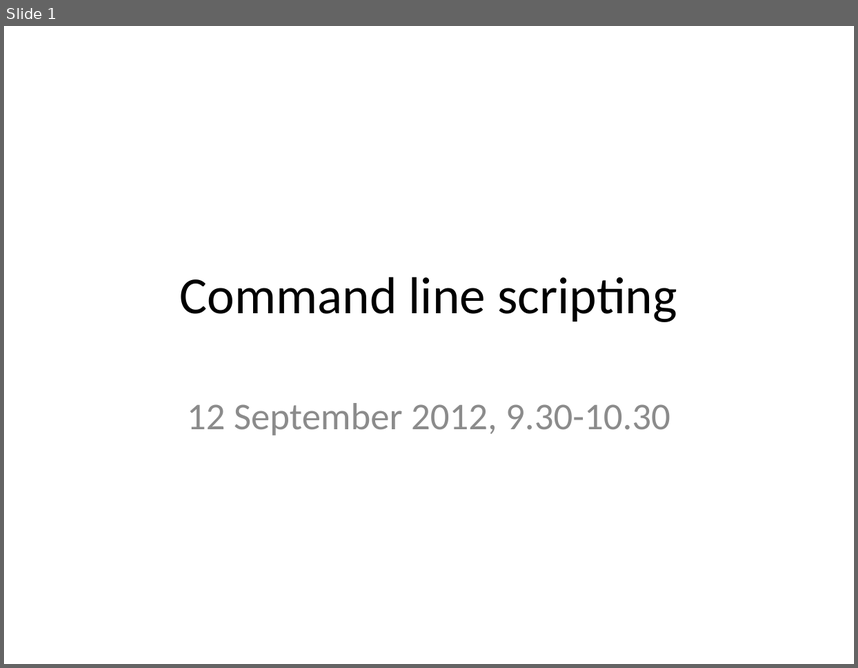
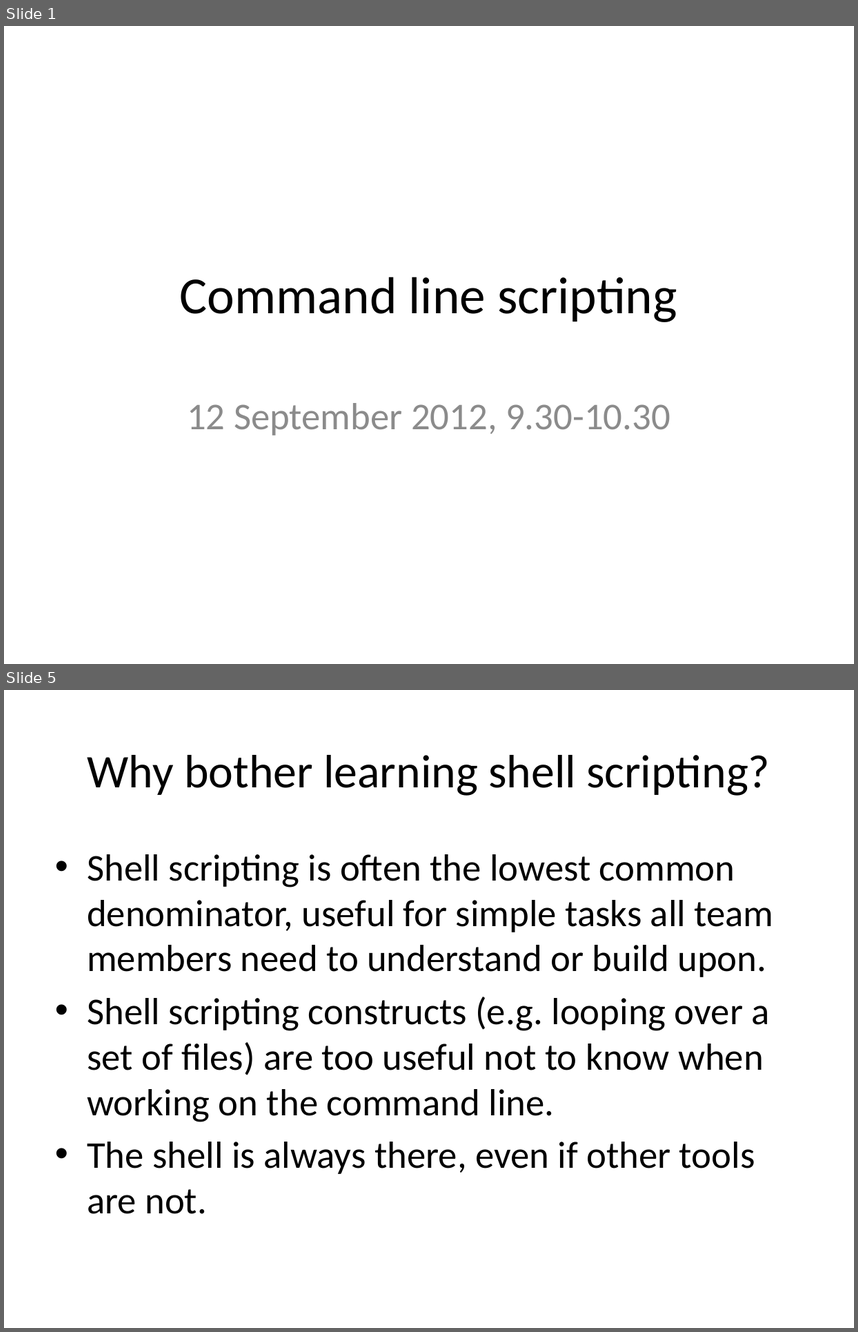
Before and after one commit to rvosa/ngs-workflows, a slide deck: doc/slides/day2/session1/CLIScripting.pptx. Shown one above the other, each under a label of ours: slide 1 before the commit, slides 1 and 5 after it; the slides between them are not shown. The pictures are 858x668 and 858x1332 pixels, drawn with LibreOffice and Linux fonts; fonts in the diff are those of the drawing. Boxes give left, top, right and bottom in pixels: in the first picture for what was removed or moved away, otherwise in the second. Text is boxed around its words. In the diff, an @@ line names an element or a change of style, - is before the commit and + after.

```diff
--- a/doc/slides/day2/session1/CLIScripting.pptx
+++ b/doc/slides/day2/session1/CLIScripting.pptx
@@ slide 5 added at (4, 690, 854, 1328), background #FFFFFF @@
@@ title added at (87, 755, 770, 796), 39.6 pt, text #000000 @@
+Why bother learning shell scripting?
@@ text added at (87, 854, 774, 1214), 32 pt, text #000000 @@
+• Shell scripting is often the lowest common denominator, useful for simple tasks all team members need to understand or build upon.
+• Shell scripting constructs (e.g. looping over a set of files) are too useful not to know when working on the command line.
+• The shell is always there, even if other tools are not.
```
Also in this commit, not shown: 5 slides changed, 9 other slides added, 7 slides removed.
